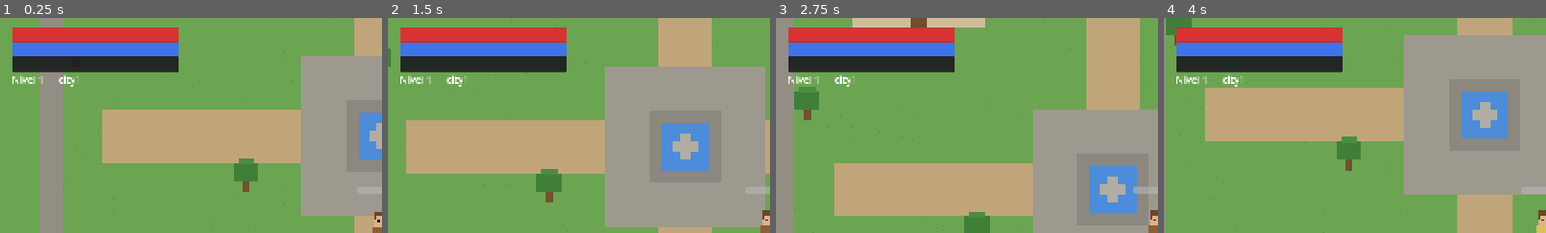
Above: before the commit, frames 1-4 (left to right).
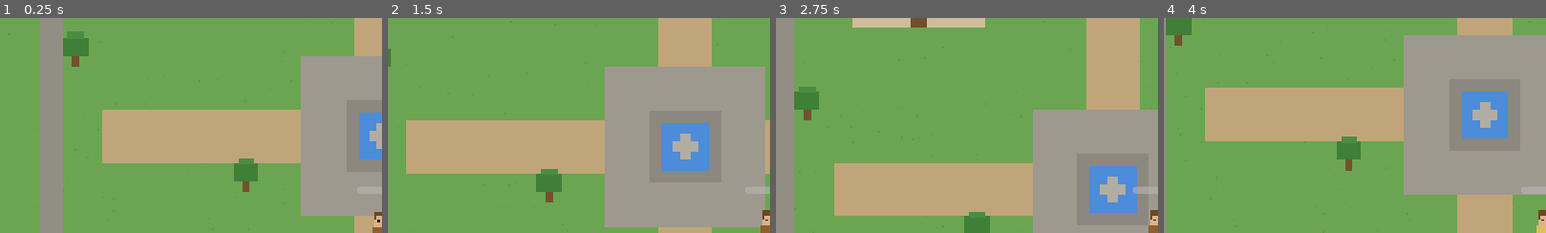
Above: after the commit, the same moments.

Repository: arielmarinho/grimstone
Game: Godot game, scene res://scenes/main.tscn
The game is run twice, just before and just after one commit, with the same random seed, the same clock (stepped at 60 frames per second) and the same inputs.
Inputs (mouse positions are % of the whole screen's width and height, from its top left):
- Up to frame 1 (0.25 s): no input
- Up to frame 2 (1.5 s): tap Enter at 0.5 s; move the mouse to (72, 45) at 0.52 s; tap C at 0.6, 1.35 s; click (72, 45) at 0.67 s; move the mouse to (30, 55) at 1.27 s; click (30, 55) at 1.42 s
- Up to frame 3 (2.75 s): move the mouse to (60, 28) at 2.02 s; tap 1 at 2.1 s; click (60, 28) at 2.17 s; tap C at 2.3 s
- Up to frame 4 (4 s): move the mouse to (45, 70) at 2.77 s; tap 4 at 2.85 s; click (45, 70) at 2.92 s; tap C at 3.05, 3.8 s; move the mouse to (80, 65) at 3.52 s; tap T at 3.6 s; click (80, 65) at 3.67 s
The pictures show only the part of the screen within x 0-50%, y 0-50%; the shares and areas given below are measured in that part.

The runs differ from the first frame. In frame 1, 9.4% of the frame differs, in the area x 3-47%, y 4-32%; in frame 2, 9.4%; in frame 3, 9.4%; in frame 4, 9.4%.
Error after the commit: Invalid assignment of property or key 'weapon' with value of type 'String' on a base object of type 'Node (game_manager.gd)'. (res://scripts/world/main.gd:62)

Commit message:
HUD completo (classe, skills, moedas, painel de roupas), main com save de equipamento, project.godot final

Diff:
--- a/game/scripts/ui/hud.gd
+++ b/game/scripts/ui/hud.gd
@@ -1,19 +1,37 @@
-extends Control
-## HUD — barras de vida/mana/XP + nível e mapa atual
+extends CanvasLayer
+## HUD — barras hp/mana/XP, nível/mapa, classe atual (arma), skills, moedas e painel de roupas (C)
 
 var hp_bar: ProgressBar
 var mana_bar: ProgressBar
 var xp_bar: ProgressBar
 var map_label: Label
+var class_label: Label
+var skills_label: Label
+var cloth_panel: Control
+var preview: TextureRect
+var player_ref: Node = null
 
 func _ready() -> void:
 	hp_bar = _make_bar(Color(0.85, 0.2, 0.2), Vector2(20, 16))
 	mana_bar = _make_bar(Color(0.25, 0.45, 0.9), Vector2(20, 40))
 	xp_bar = _make_bar(Color(0.95, 0.6, 0.15), Vector2(20, 64))
-	map_label = Label.new()
-	map_label.position = Vector2(20, 92)
-	map_label.add_theme_font_size_override("font_size", 16)
-	add_child(map_label)
+	map_label = _make_label(Vector2(20, 92), 15, Color(1, 1, 1))
+	class_label = _make_label(Vector2(20, 114), 14, Color(1.0, 0.85, 0.4))
+	skills_label = _make_label(Vector2(20, 136), 12, Color(0.8, 0.9, 1.0))
+	var coins_label = _make_label(Vector2(20, 158), 14, Color(0.95, 0.8, 0.25))
+	coins_label.name = "Coins"
+	_build_cloth_panel()
+
+func _make_label(pos: Vector2, size: int, color: Color) -> Label:
+	var l = Label.new()
+	l.position = pos
+	l.add_theme_font_size_override("font_size", size)
+	l.add_theme_color_override("font_color", color)
+	add_child(l)
+	return l
+
+func set_player(p: Node) -> void:
+	player_ref = p
 
 func _process(_delta: float) -> void:
 	hp_bar.value = float(GameManager.hp) / float(GameManager.hp_max) * 100.0
@@ -22,6 +40,16 @@
 	var next_xp = GameManager.xp_for_level(GameManager.level + 1)
 	xp_bar.value = float(GameManager.xp - prev_xp) / float(next_xp - prev_xp) * 100.0
 	map_label.text = "Nivel %d  |  %s" % [GameManager.level, GameManager.current_map]
+	if player_ref != null:
+		var w = Equips.WEAPONS[player_ref.weapon]
+		class_label.text = "%s (arma: %s)  [1-4 arma | T tunica | Y cabelo | C painel]" % [w["classe"], w["nome"]]
+		var parts = []
+		for skill in GameManager.skills:
+			parts.append("%s %d" % [skill.capitalize(), GameManager.skills[skill]["level"]])
+		skills_label.text = " | ".join(parts)
+		get_node("Coins").text = "Moedas: %d" % GameManager.coins
+	if preview != null and player_ref != null and cloth_panel.visible:
+		preview.texture = _make_preview(player_ref.weapon, player_ref.hair_color, player_ref.tunic_color)
 
 func _make_bar(color: Color, pos: Vector2) -> ProgressBar:
 	var bar = ProgressBar.new()
@@ -39,3 +67,76 @@
 	bar.add_theme_stylebox_override("fill", fg)
 	add_child(bar)
 	return bar
+
+# ---------- PAINEL DE ROUPAS (tecla C) ----------
+func _build_cloth_panel() -> void:
+	cloth_panel = Control.new()
+	cloth_panel.visible = false
+	add_child(cloth_panel)
+	var bg = ColorRect.new()
+	bg.position = Vector2(400, 150)
+	bg.size = Vector2(480, 420)
+	bg.color = Color(0.1, 0.09, 0.12, 0.95)
+	cloth_panel.add_child(bg)
+	var title = _make_label(Vector2(430, 165), 20, Color(1, 1, 1))
+	title.text = "CUSTOMIZAR ROUPAS"
+	cloth_panel.add_child(title)
+	preview = TextureRect.new()
+	preview.position = Vector2(640, 210)
+	preview.custom_minimum_size = Vector2(192, 192)
+	preview.expand_mode = TextureRect.EXPAND_IGNORE_SIZE
+	preview.stretch_mode = TextureRect.STRETCH_KEEP_ASPECT_CENTERED
+	cloth_panel.add_child(preview)
+	var lt = _make_label(Vector2(430, 210), 14, Color(1, 1, 1))
+	lt.text = "TUNICA (clique a cor)"
+	cloth_panel.add_child(lt)
+	var lh = _make_label(Vector2(430, 330), 14, Color(1, 1, 1))
+	lh.text = "CABELO (clique a cor)"
+	cloth_panel.add_child(lh)
+	var cores = Equips.CLOTHES_COLORS.keys()
+	for i in range(cores.size()):
+		var c_name = cores[i]
+		var sw = Button.new()
+		sw.position = Vector2(430 + i * 34, 236)
+		sw.size = Vector2(30, 30)
+		var st = StyleBoxFlat.new()
+		st.bg_color = Equips.CLOTHES_COLORS[c_name]
+		st.set_corner_radius_all(6)
+		sw.add_theme_stylebox_override("normal", st)
+		sw.pressed.connect(_set_tunic.bind(c_name))
+		cloth_panel.add_child(sw)
+		var sw2 = Button.new()
+		sw2.position = Vector2(430 + i * 34, 356)
+		sw2.size = Vector2(30, 30)
+		var st2 = StyleBoxFlat.new()
+		st2.bg_color = Equips.CLOTHES_COLORS[c_name]
+		st2.set_corner_radius_all(6)
+		sw2.add_theme_stylebox_override("normal", st2)
+		sw2.pressed.connect(_set_hair.bind(c_name))
+		cloth_panel.add_child(sw2)
+	var hint = _make_label(Vector2(430, 530), 12, Color(0.7, 0.7, 0.75))
+	hint.text = "C para fechar"
+	cloth_panel.add_child(hint)
+
+func _make_preview(weapon: String, hair: String, tunic: String) -> Texture2D:
+	var img = Image.create(96, 96, false, Image.FORMAT_RGBA8)
+	img.fill(Color(0, 0, 0, 0))
+	TexHelper._draw_knight(img, 0, false, false, false, weapon, hair, tunic)
+	return ImageTexture.create_from_image(img)
+
+func _set_tunic(c: String) -> void:
+	if player_ref != null:
+		player_ref.tunic_color = c
+		player_ref._build_frames()
+
+func _set_hair(c: String) -> void:
+	if player_ref != null:
+		player_ref.hair_color = c
+		player_ref._build_frames()
+
+func toggle_cloth_panel() -> void:
+	cloth_panel.visible = not cloth_panel.visible
+
+func _unhandled_input(event: InputEvent) -> void:
+	if event is InputEventKey and event.pressed and not event.echo and event.keycode == KEY_C:
+		toggle_cloth_panel()
--- a/game/scripts/world/main.gd
+++ b/game/scripts/world/main.gd
@@ -1,6 +1,6 @@
 extends Node2D
 ## Main — controla qual mapa está ativo e o spawn do player
-## Cidade tem bueiro (sul); ao andar até ele, desce pra caverna. Na caverna, a grade (norte) sobe.
+## Cidade tem bueiro; ao andar até ele, desce pra caverna. Na caverna, a grade sobe.
 
 const MAPS = {
 	"city1": {
@@ -25,6 +25,11 @@
 func _ready() -> void:
 	GameManager.load_game()
 	switch_map(GameManager.current_map if GameManager.current_map in MAPS else "city1")
+	$Player.weapon = GameManager.weapon
+	$Player.hair_color = GameManager.hair_color
+	$Player.tunic_color = GameManager.tunic_color
+	$Player._build_frames()
+	$CanvasLayer.set_player($Player)
 
 func _physics_process(_delta: float) -> void:
 	if switching or player.dead:
@@ -54,4 +59,7 @@
 	if name == "rat_cave":
 		var spawner = load("res://scripts/world/rat_cave.gd").new()
 		entities.add_child(spawner)
+	GameManager.weapon = player.weapon
+	GameManager.hair_color = player.hair_color
+	GameManager.tunic_color = player.tunic_color
 	GameManager.save_game()
